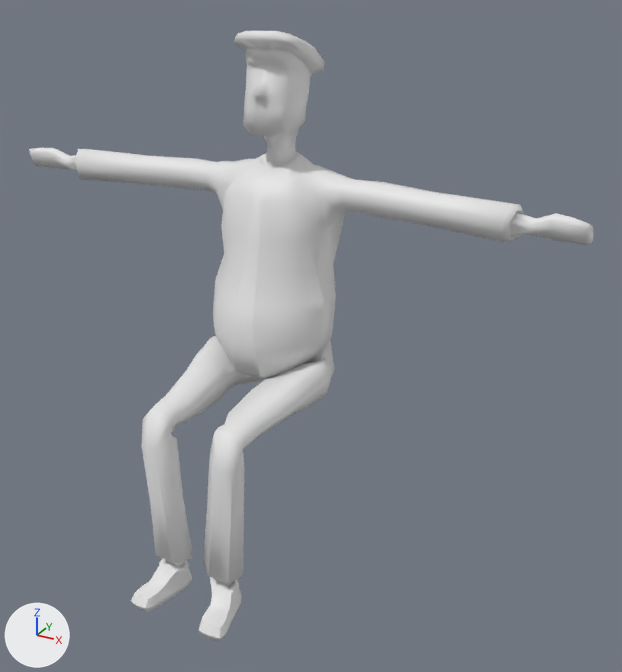
Renders of the FBX model Assets/_TheDevalibar/GA/Assets/characters/Garry/GarrySMV2.fbx from each side of a commit.
The view is the same before and after, from a 50 mm camera at (0.975, -1.612, 1.337) aimed at (0.108, -0.035, 0.548). The axes (+X, +Y, +Z) are drawn at lower left. The lights are the same throughout. The picture after the commit comes second.

The first picture shows 'garry'.
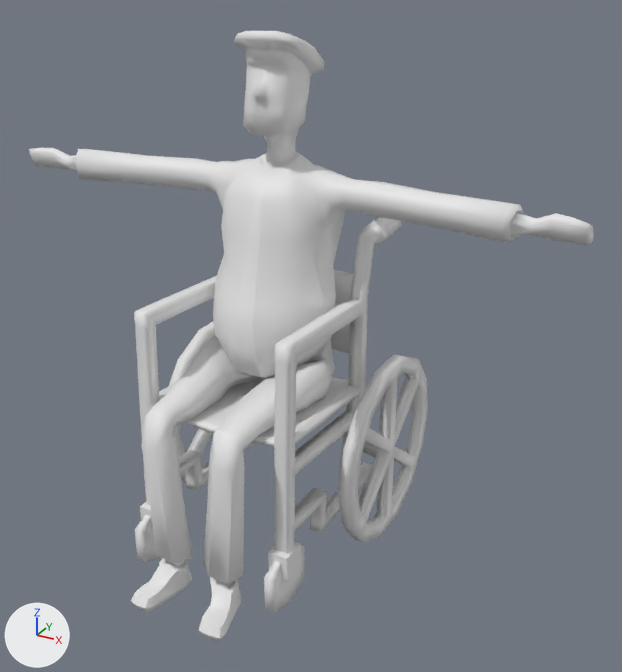
Where the newer file only moved an object's origin or applied its transform, the numbers keep the older frame.

What the commit changed:
Mesh me_cube_006 is new.
It has 244 vertices, 528 faces and spans x -0.265..0.265, y -0.141..0.331, z -0.002..0.457.
Mesh me_cube_005 is new.
It has 892 vertices, 1808 faces and spans x -0.216..0.214, y -0.349..0.254, z 0.0..0.785.
Object 'garry wheel' (ob_garry_wheel) is new; it shows me_cube_006.
Its location is (0.0, 0.0, 0.0).
Object 'garry chair' (ob_garry_chair) is new; it shows me_cube_005.
Its location is (0.0, 0.0, 0.0).

Pixel boxes [x1, y1, x2, y2] of what changed, in the pictures (622 x 672 px):
'garry chair', added: after [134, 217, 402, 613]
'garry wheel', added: after [169, 322, 428, 543]
